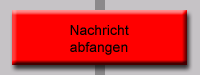
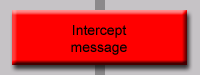
Comparing the layer stacks of the two w=200, h=75 images. Changes:
renamed "Nachricht abfangen" to "Intercept message", painted on it over left=70, top=25, right=129, bottom=55
